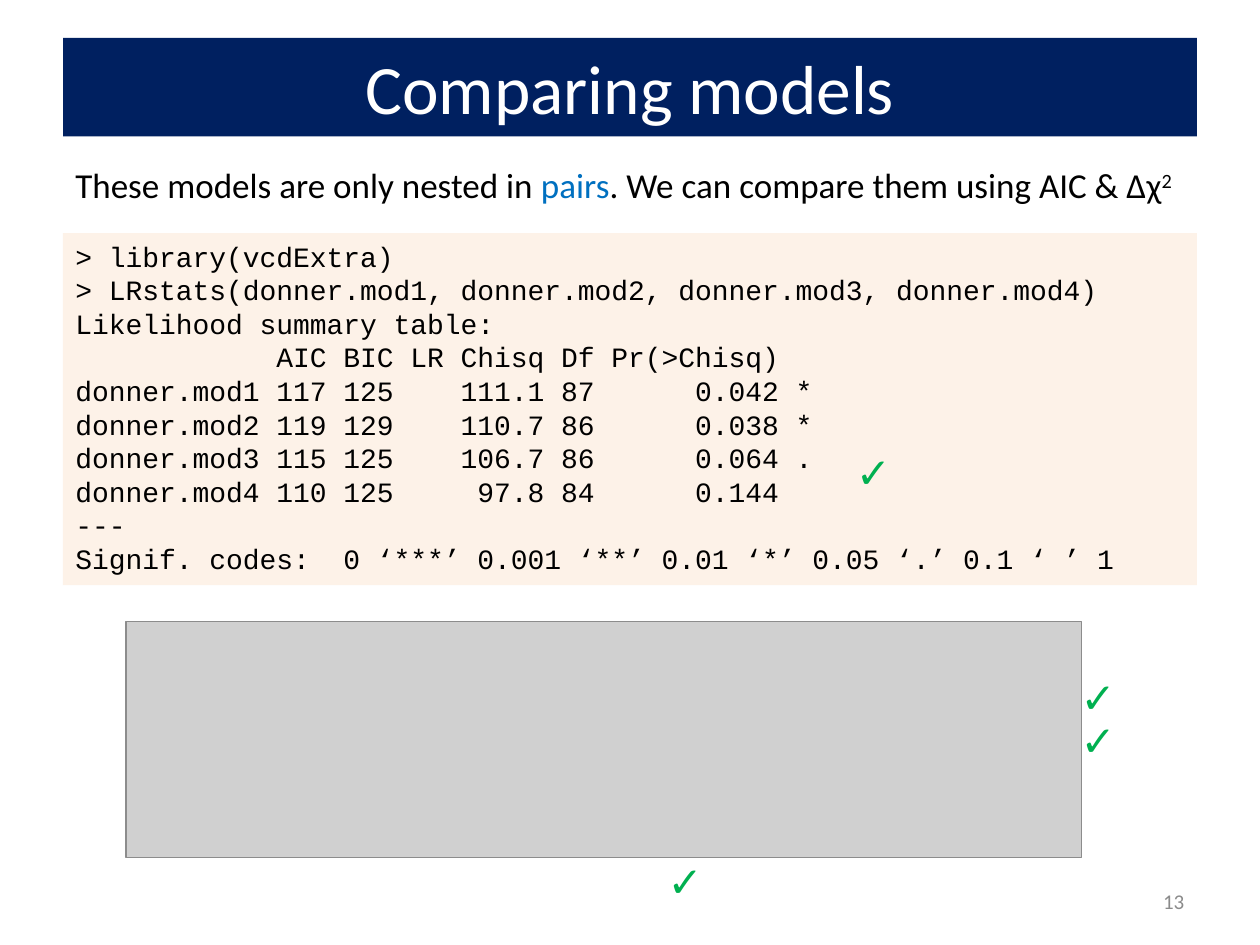
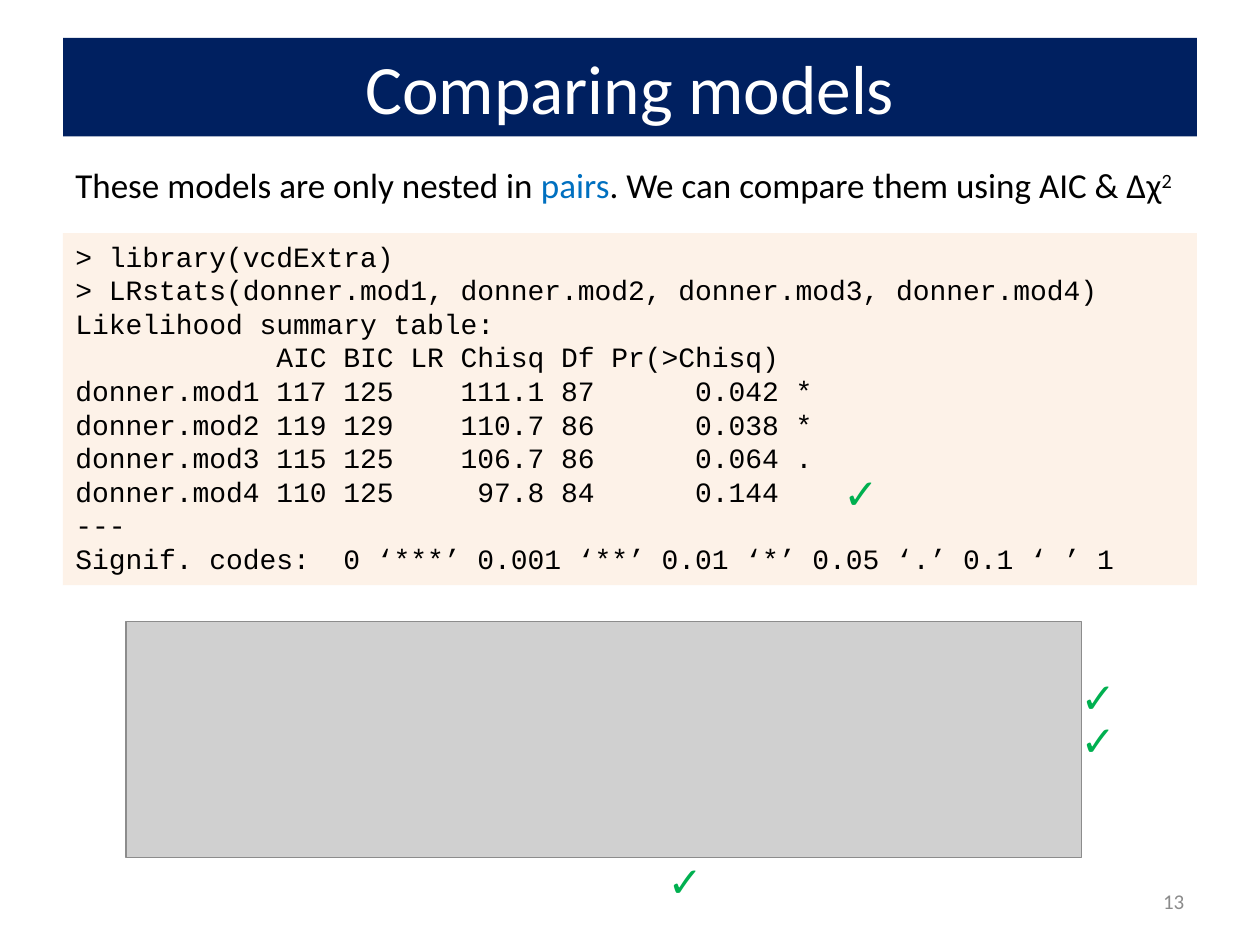
Before and after one commit to friendly/psy6136, a slide deck: slide 13 of lectures/07-logistic2.pptx. Drawn at 1260x945 pixels with LibreOffice and Linux fonts; fonts in the diff are those of the drawing; grey boxes stand for pictures. Boxes give left, top, right and bottom in pixels: in the first picture for what was removed or moved away, otherwise in the second. Text is boxed around its words. In the diff, an @@ line names an element or a change of style, - is before the commit and + after.

```diff
--- a/lectures/07-logistic2.pptx
+++ b/lectures/07-logistic2.pptx
@@ text "✓": place and size @@
-text "✓" at [842,441,905,504]
+text "✓" at [829,461,892,524]
```
Also in this commit, not shown: 23 other slides changed, 1 slide added, 1 slide removed, 7 other files.
